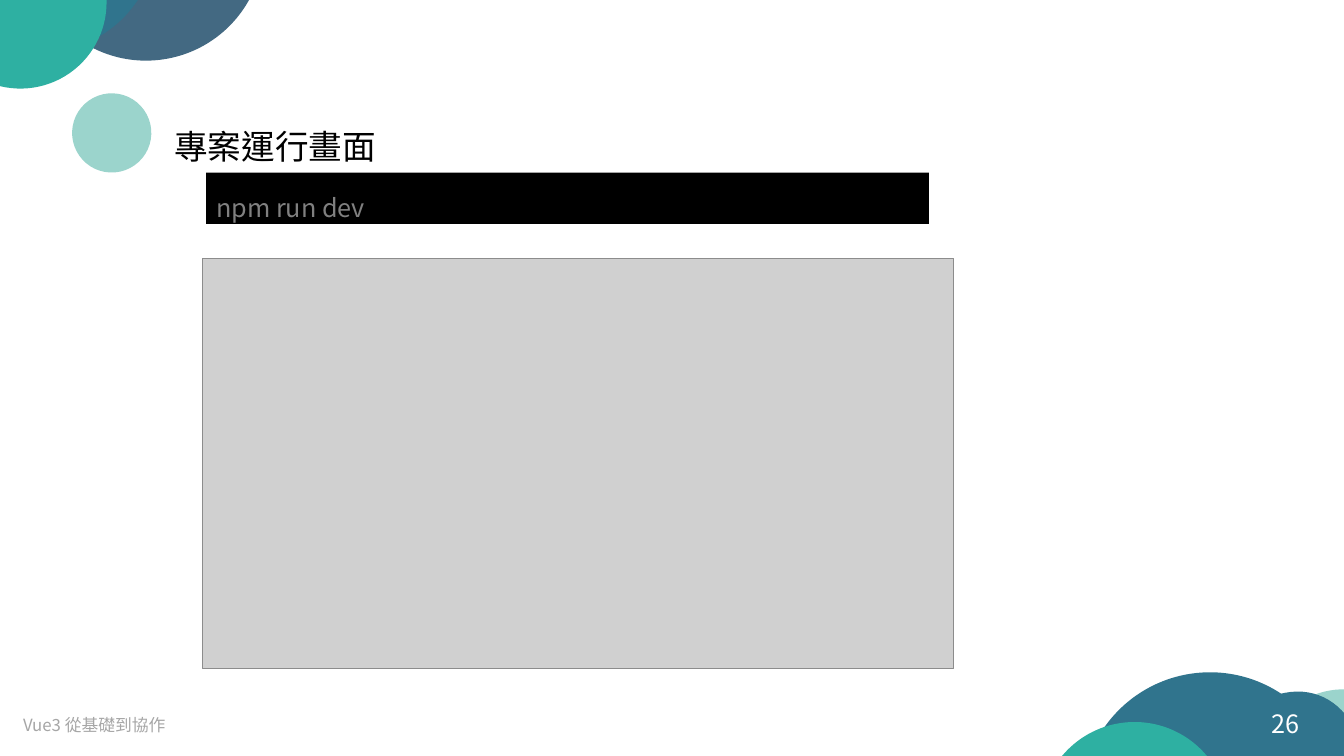
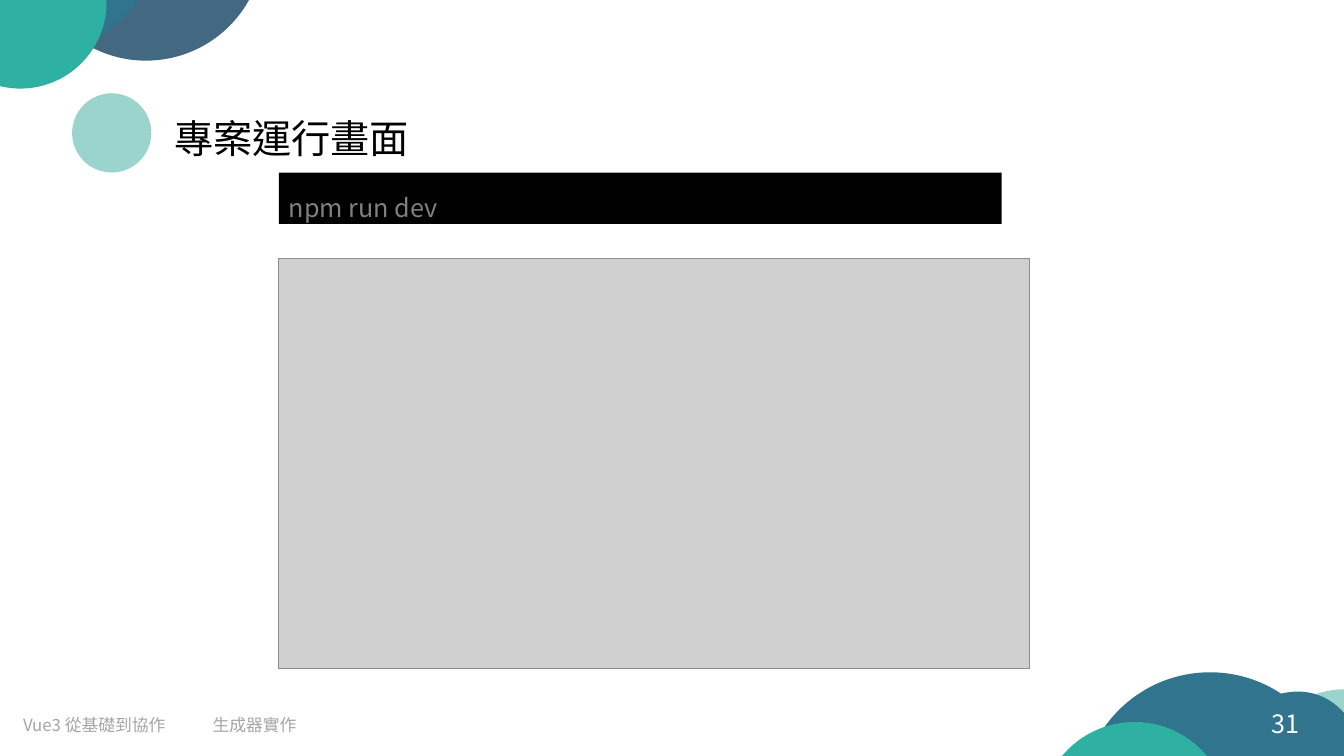
Before and after one commit to arx827/myDrive, a slide deck: slide 31 of Vue.js 從基礎到協作.pptx (slide 26 before the commit). Drawn at 1344x756 pixels with LibreOffice and Linux fonts; fonts in the diff are those of the drawing; grey boxes stand for pictures. Boxes give left, top, right and bottom in pixels: in the first picture for what was removed or moved away, otherwise in the second. Text is boxed around its words. In the diff, an @@ line names an element or a change of style, - is before the commit and + after.

```diff
--- a/Vue.js 從基礎到協作.pptx
+++ b/Vue.js 從基礎到協作.pptx
@@ text "專案運行畫面" moved from (x1=174, y1=130, x2=376, y2=162) to (x1=174, y1=120, x2=409, y2=157) @@
@@ text "專案運行畫面" at (x1=174, y1=120, x2=409, y2=157): size 24 to 28 pt @@
@@ rectangle "npm run dev" moved from (x1=207, y1=172, x2=930, y2=224) to (x1=279, y1=172, x2=1002, y2=224) @@
@@ picture moved from (x1=203, y1=258, x2=954, y2=668) to (x1=278, y1=258, x2=1029, y2=668) @@
@@ text added at (x1=213, y1=717, x2=297, y2=732), 12 pt, text #A6A6A6 @@
+生成器實作
@@ page number at (x1=1272, y1=714, x2=1300, y2=734): text changed @@
-26
+31
```
Also in this commit, not shown: 27 other slides changed, 5 slides added, 1 other file.
